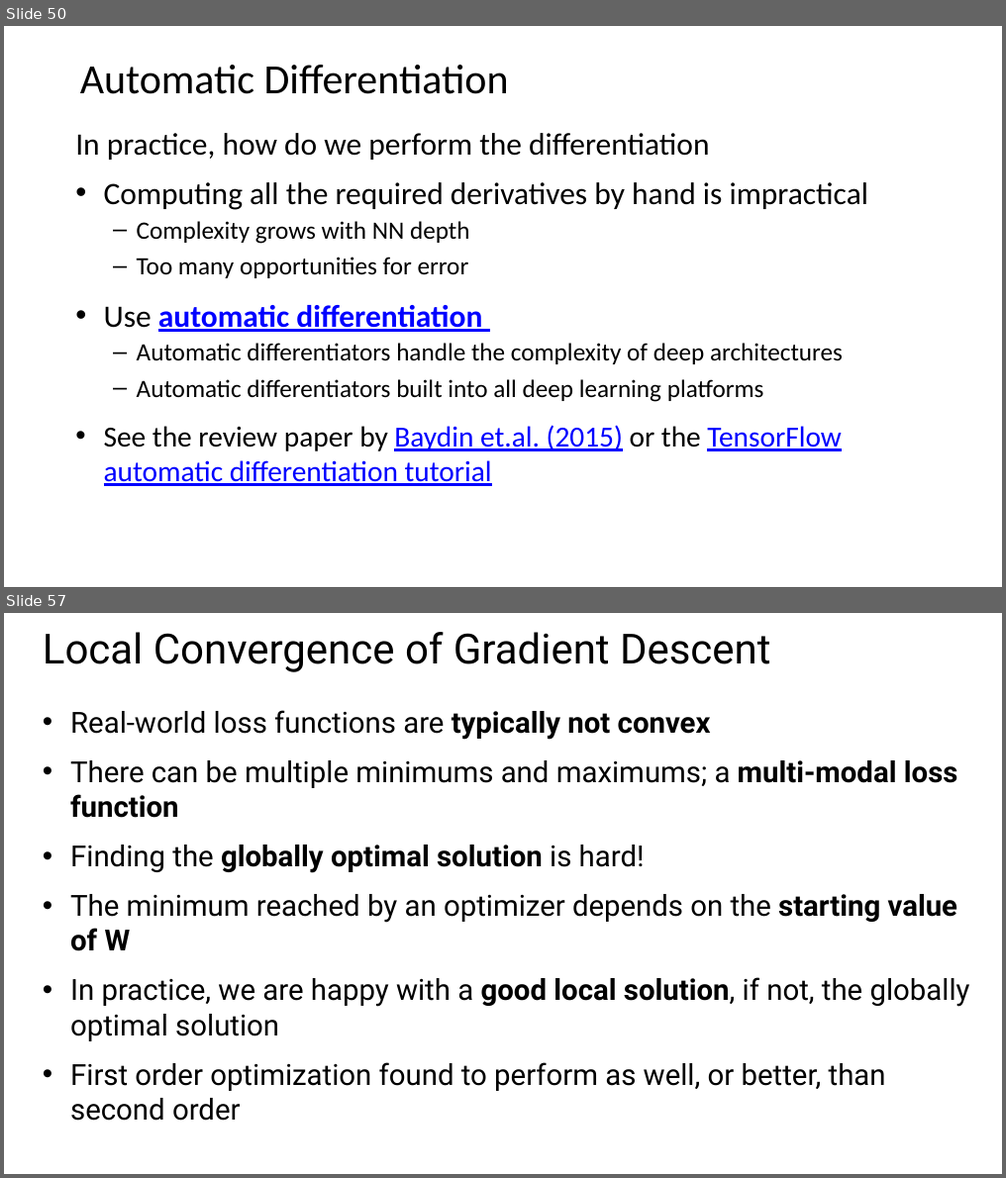
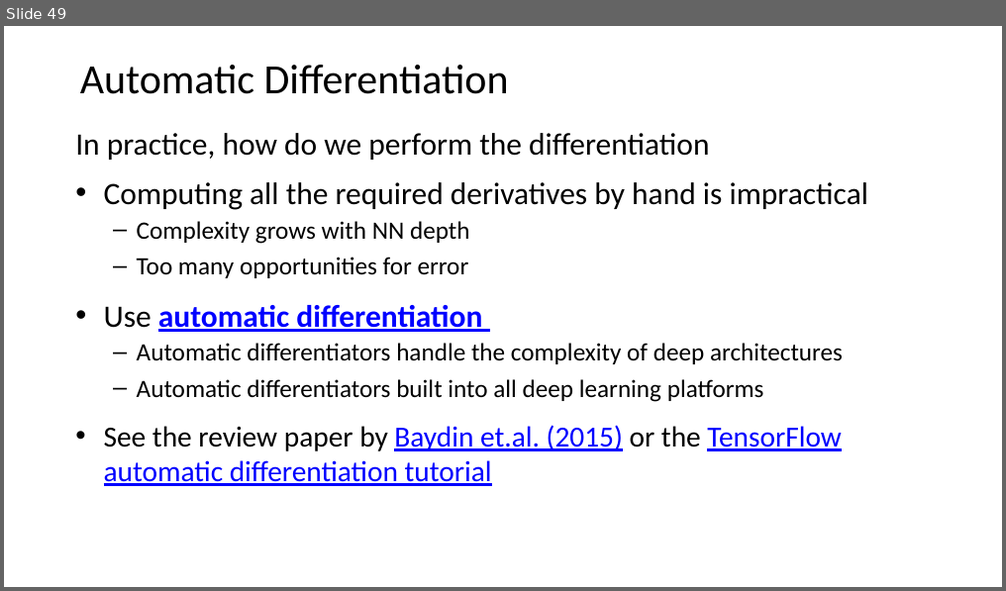
Before and after one commit to StephenElston/CSCI-E25, a slide deck: Slides/5_BuildingBlocksOfDeepLearning.pptx. Shown one above the other, each under a label of ours: slides 50 and 57 before the commit, slide 49 after it; the slides between them are not shown. The pictures are 1006x1178 and 1006x591 pixels, drawn with LibreOffice and Linux fonts; fonts in the diff are those of the drawing. Boxes give left, top, right and bottom in pixels: in the first picture for what was removed or moved away, otherwise in the second. Text is boxed around its words. In the diff, an @@ line names an element or a change of style, - is before the commit and + after.

```diff
--- a/Slides/5_BuildingBlocksOfDeepLearning.pptx
+++ b/Slides/5_BuildingBlocksOfDeepLearning.pptx
@@ slide 57 removed at <box>4,613,1002,1174</box>, background #FFFFFF @@
@@ title removed at <box>43,632,771,672</box> @@
-Local Convergence of Gradient Descent
@@ text removed at <box>70,710,970,1121</box> @@
-• Real-world loss functions are typically not convex
-• There can be multiple minimums and maximums; a multi-modal loss function
-• Finding the globally optimal solution is hard!
-• The minimum reached by an optimizer depends on the starting value of W
-• In practice, we are happy with a good local solution, if not, the globally optimal solution
-• First order optimization found to perform as well, or better, than second order
@@ what was slide 50 is now slide 49 @@
```
Also in this commit, not shown: 1 slide changed, 11 slides added, 19 other slides removed.
